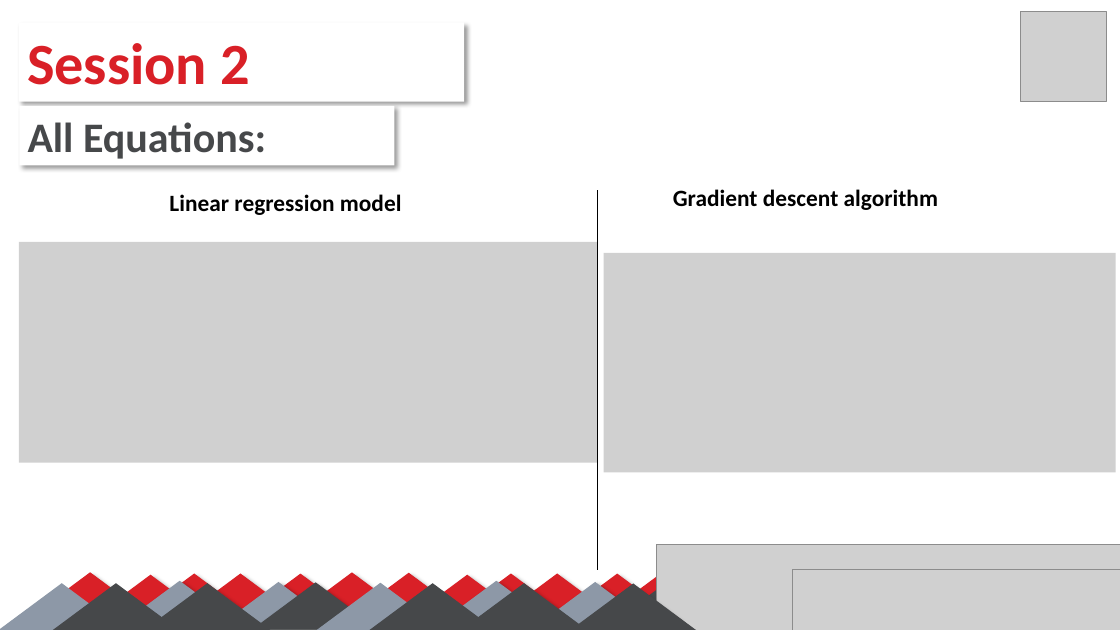
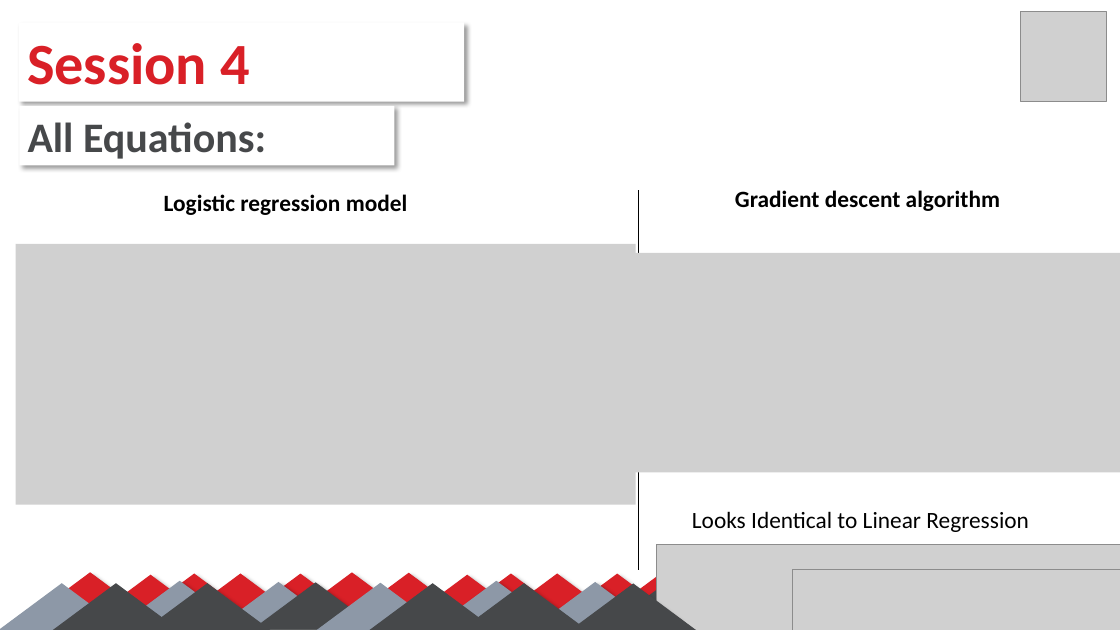
Before and after one commit to SalmaGira/machine-learning-workshop-Kvector, a slide deck: slide 17 of Sessions/Session 4/Session_04.pptx (slide 15 before the commit). Drawn at 1120x630 pixels with LibreOffice and Linux fonts; fonts in the diff are those of the drawing; grey boxes stand for pictures. Boxes give left, top, right and bottom in pixels: in the first picture for what was removed or moved away, otherwise in the second. Text is boxed around its words. In the diff, an @@ line names an element or a change of style, - is before the commit and + after.

Commit message:
Session 4 updated

```diff
--- a/Sessions/Session 4/Session_04.pptx
+++ b/Sessions/Session 4/Session_04.pptx
@@ text in rectangle at <box>27,43,250,85</box>: text changed @@
-Session 2
+Session 4
@@ text at <box>164,194,408,215</box>: text changed @@
-Linear regression model
+Logistic regression model
@@ line moved from (597, 191) - (597, 570) to (639, 191) - (639, 570) @@
@@ text "Gradient descent algorithm": place and size @@
-text "Gradient descent algorithm" at <box>673,189,938,210</box>
+text "Gradient descent algorithm" at <box>735,190,1000,211</box>
@@ picture: place and size @@
-picture at <box>18,242,597,463</box>
+picture at <box>16,244,636,504</box>
@@ picture: place and size @@
-picture at <box>604,253,1117,472</box>
+picture at <box>620,253,1120,472</box>
@@ text added at <box>692,511,1029,532</box>, 20 pt, text #000000 @@
+Looks Identical to Linear Regression
```
Also in this commit, not shown: 5 other slides changed, 5 slides added.
